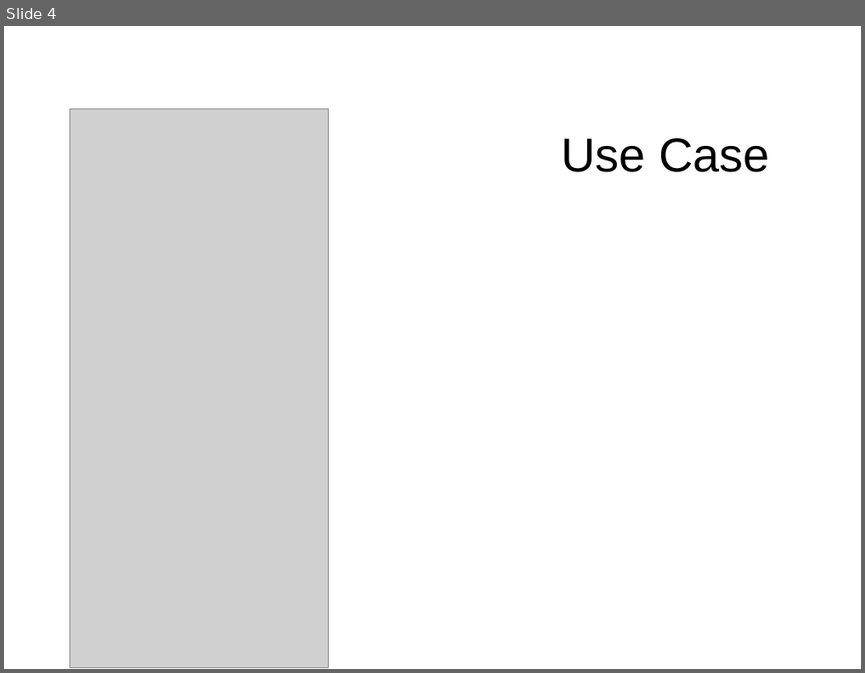
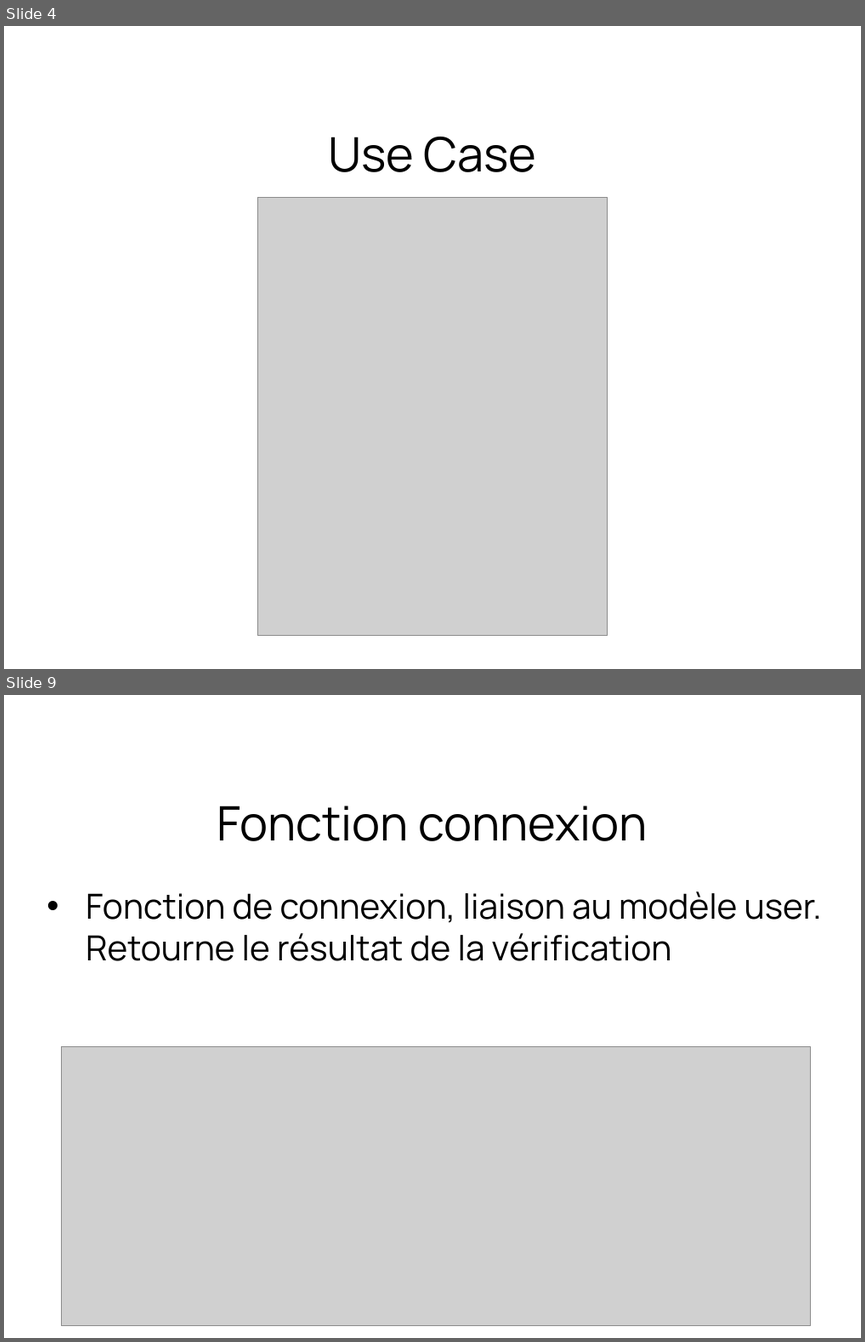
Before and after one commit to Manonrtnt/Rezeed, a slide deck: sql/redeez.odp. Shown one above the other, each under a label of ours: slide 4 before the commit, slides 4 and 9 after it; the slides between them are not shown. The pictures are 865x673 and 865x1342 pixels, drawn with LibreOffice and Linux fonts; fonts in the diff are those of the drawing; grey boxes stand for pictures; background and template pictures are left out. Boxes give left, top, right and bottom in pixels: in the first picture for what was removed or moved away, otherwise in the second. Text is boxed around its words. In the diff, an @@ line names an element or a change of style, - is before the commit and + after.

Commit message:
User feedback, final version ?

```diff
--- a/sql/redeez.odp
+++ b/sql/redeez.odp
@@ slide 9 added at (4,695,861,1338), background #FFFFFF @@
@@ title added at (216,805,647,841), 44 pt, text #000000 @@
+Fonction connexion
@@ text added at (86,891,822,961), 32 pt, text #000000 @@
+• Fonction de connexion, liaison au modèle user.
+  Retourne le résultat de la vérification
@@ picture added at (62,1046,811,1326) @@
@@ slide 4 changed as well @@
@@ title "Use Case" at (328,136,536,172): font Arial to Manrope @@
@@ picture: place and size @@
-picture at (70,108,328,668)
+picture at (257,197,608,635)
```
Also in this commit, not shown: 2 other slides changed, 10 other slides added, 1 slide removed, 13 other files.
